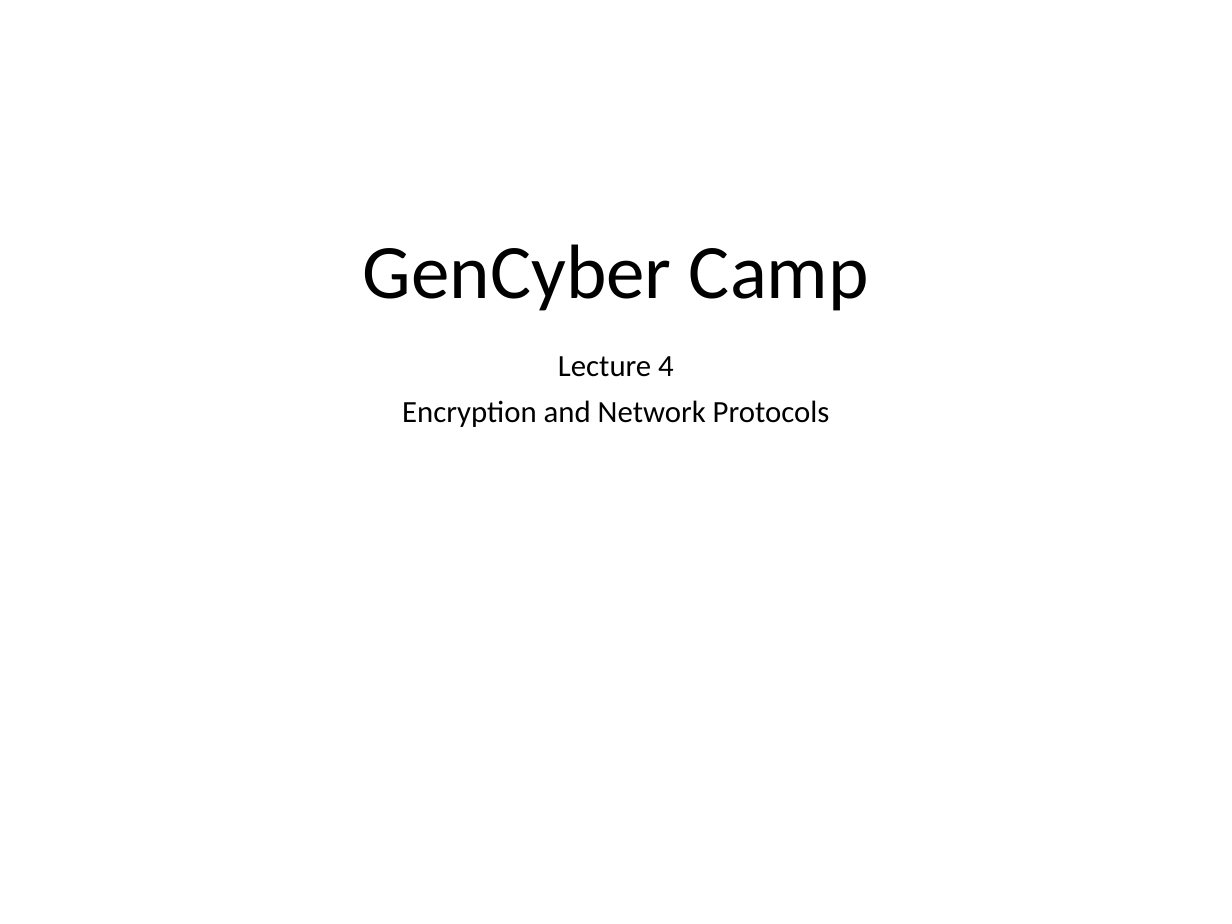
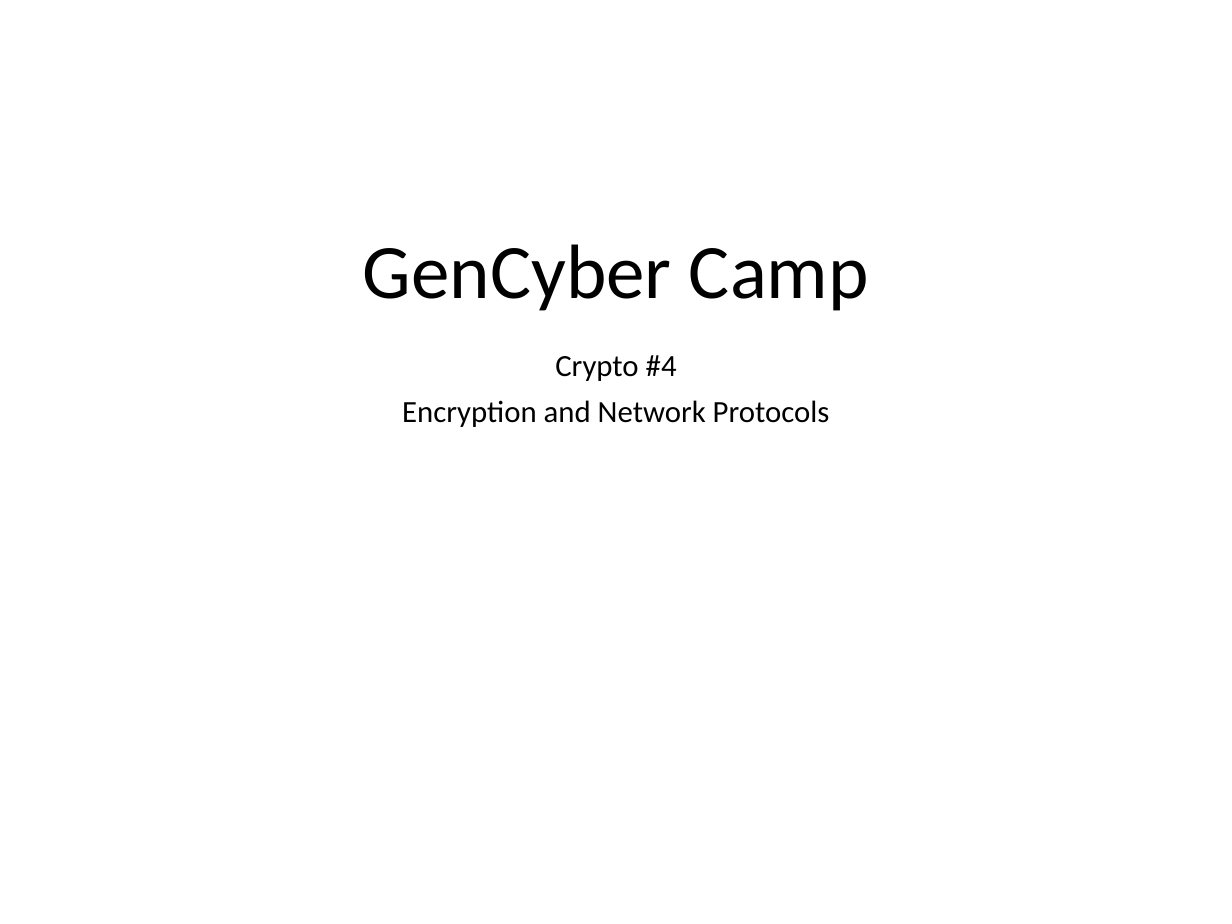
Before and after one commit to wu4f/cyberpdx-crypto, a slide deck: slide 1 of www/static/NetWorkProtocolsLecture4.pptx. Drawn at 1232x924 pixels with LibreOffice and Linux fonts; fonts in the diff are those of the drawing. Boxes give left, top, right and bottom in pixels: in the first picture for what was removed or moved away, otherwise in the second. Text is boxed around its words. In the diff, an @@ line names an element or a change of style, - is before the commit and + after.

```diff
--- a/www/static/NetWorkProtocolsLecture4.pptx
+++ b/www/static/NetWorkProtocolsLecture4.pptx
@@ subtitle at box(555, 355, 677, 381): text changed @@
-Lecture 4
+Crypto #4
```
Also in this commit, not shown: 9 other slides changed, 2 slides added, 9 slides removed, 4 other files.
